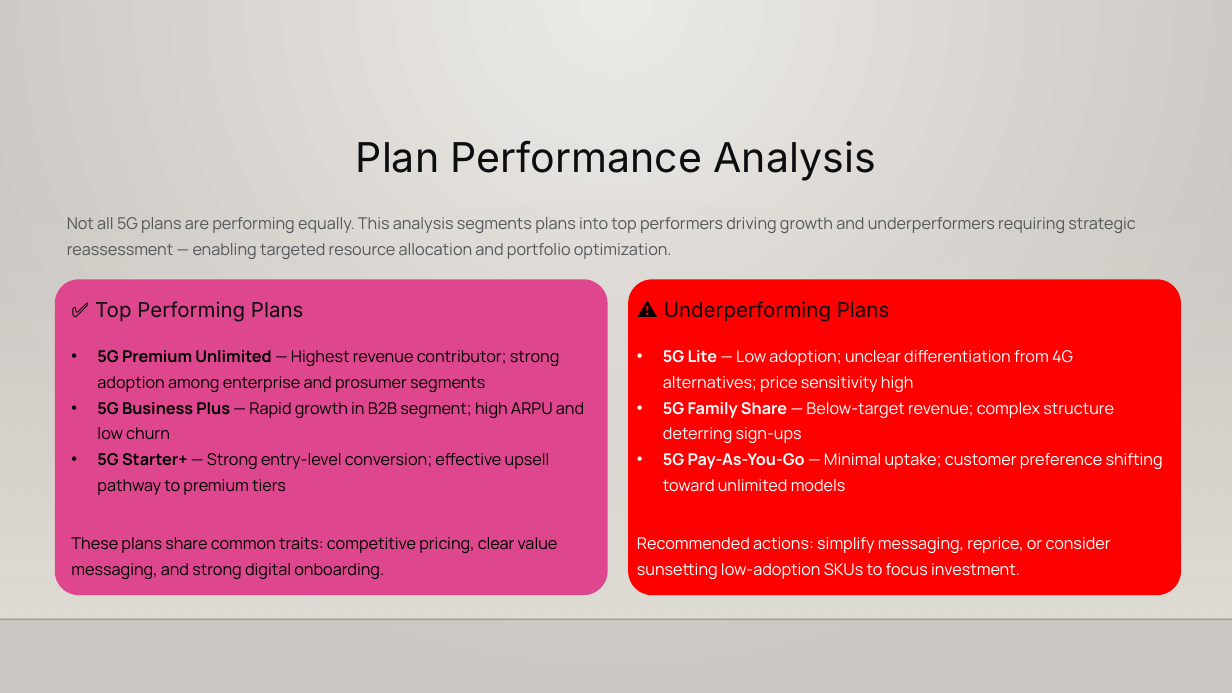
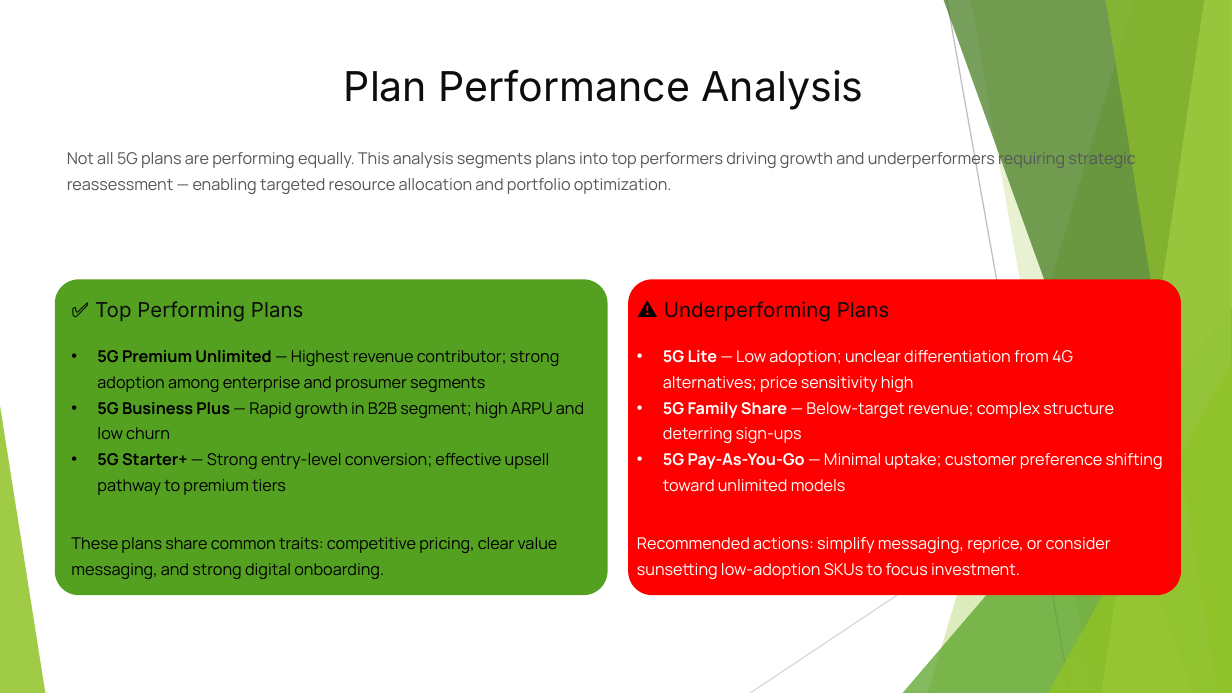
Before and after one commit to waniumer-analytics/Wavecon-Telecom-5G-Impact-Analysis-Power-BI-Dashboard, a slide deck: slide 6 of Wavecon-Telecom-5G-Business-Impact-Analysis.pptx. Drawn at 1232x693 pixels with LibreOffice and Linux fonts; fonts in the diff are those of the drawing; background and template pictures are left out. Boxes give left, top, right and bottom in pixels: in the first picture for what was removed or moved away, otherwise in the second. Text is boxed around its words. In the diff, an @@ line names an element or a change of style, - is before the commit and + after.

```diff
--- a/Wavecon-Telecom-5G-Business-Impact-Analysis.pptx
+++ b/Wavecon-Telecom-5G-Business-Impact-Analysis.pptx
@@ background gradient #ECEAE7 to #CAC7C1 to #FFFFFF @@
@@ text "Plan Performance Analysis" moved from (x1=356, y1=140, x2=876, y2=181) to (x1=344, y1=69, x2=864, y2=110) @@
@@ text "Not all 5G plans are ..." moved from (x1=67, y1=217, x2=1136, y2=259) to (x1=67, y1=149, x2=1136, y2=194) @@
@@ rectangle removed at (x1=0, y1=205, x2=1232, y2=620) @@
@@ rounded rectangle at (x1=54, y1=280, x2=607, y2=595): fill #DE478E to #54A021 @@
@@ group added at (x1=0, y1=0, x2=1232, y2=693): 5 freeform shapes, 3 triangles, 2 lines @@
@@ line removed from (0, 620) to (1232, 620) @@
```
Also in this commit, not shown: 10 other slides changed.
